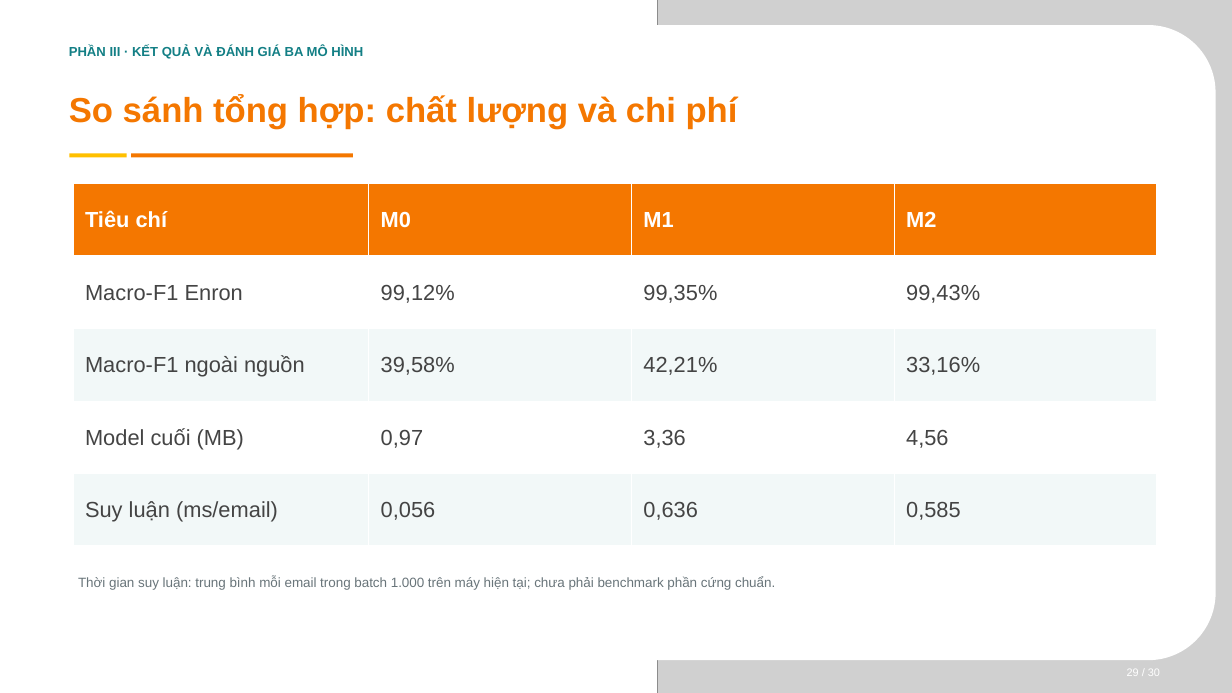
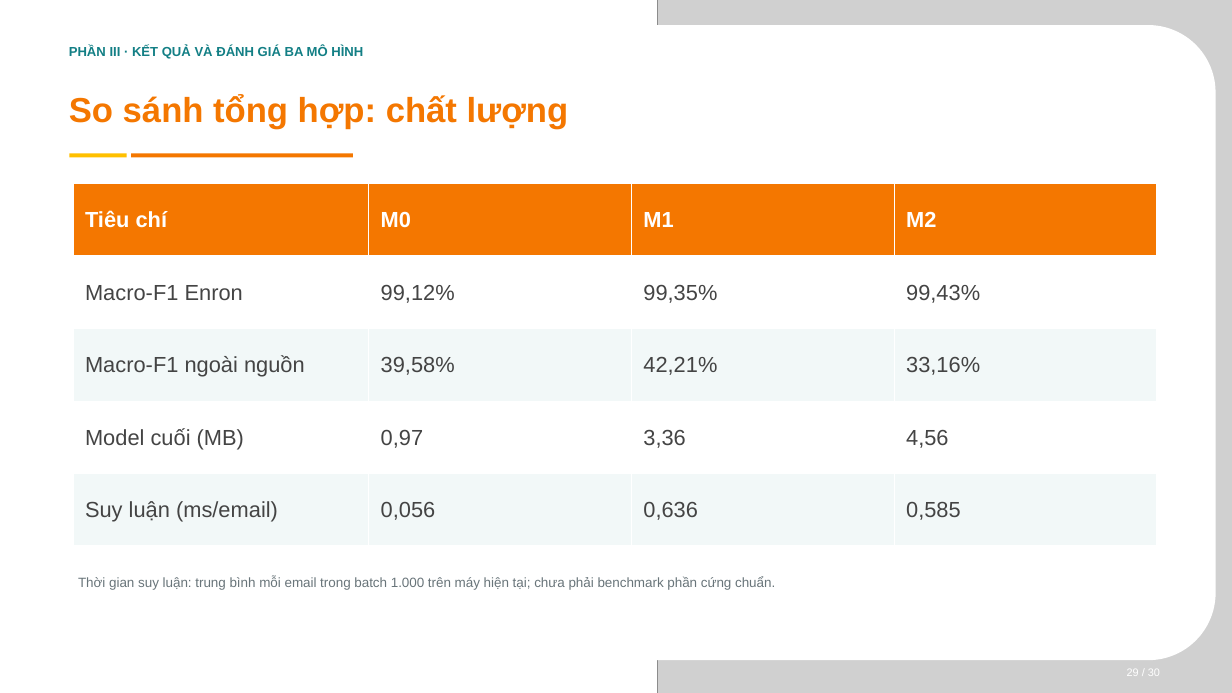
Before and after one commit to phat230/LAB_AT_BMHTTT, a slide deck: slide 15 of LAB6/BC_giau_ky_DT124/slide báo cáo/SLIDE_BAO_CAO_DT124.pptx (slide 20 before the commit). Drawn at 1232x693 pixels with LibreOffice and Linux fonts; fonts in the diff are those of the drawing; grey boxes stand for pictures; background and template pictures are left out. Boxes give left, top, right and bottom in pixels: in the first picture for what was removed or moved away, otherwise in the second. Text is boxed around its words. In the diff, an @@ line names an element or a change of style, - is before the commit and + after.

```diff
--- a/LAB6/BC_giau_ky_DT124/slide báo cáo/SLIDE_BAO_CAO_DT124.pptx
+++ b/LAB6/BC_giau_ky_DT124/slide báo cáo/SLIDE_BAO_CAO_DT124.pptx
@@ text at (69,94,569,129): text changed @@
-So sánh tổng hợp: chất lượng và chi phí
+So sánh tổng hợp: chất lượng
```
Also in this commit, not shown: 6 other slides changed, 1 slide added, 7 slides removed, 36 other files.
